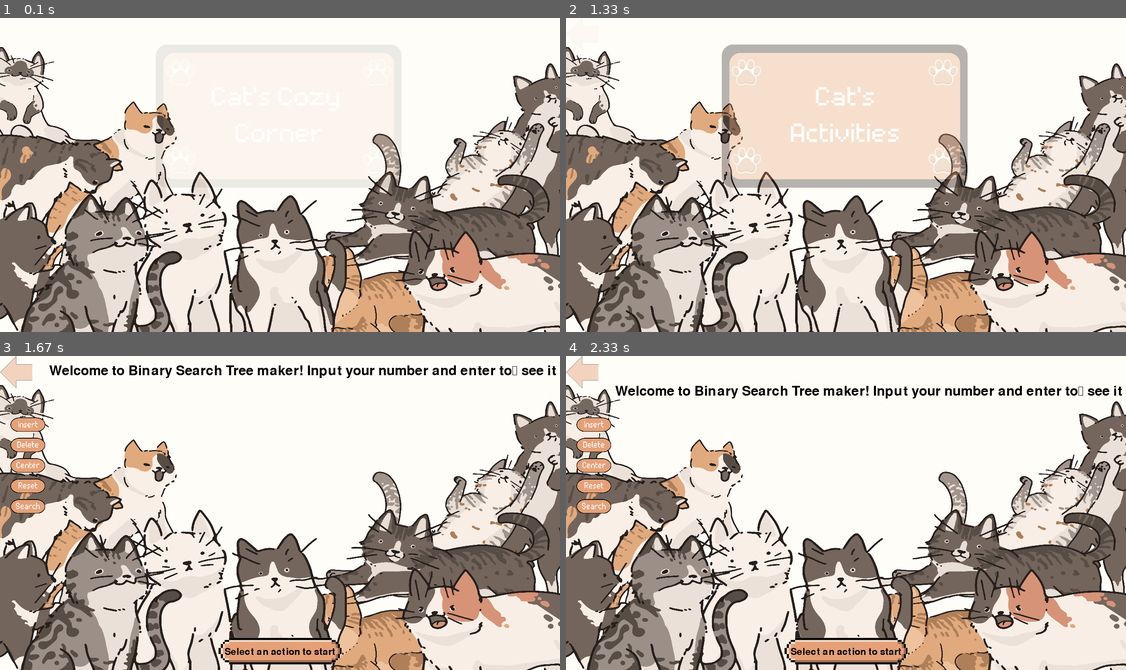
Above: before the commit, frames 1-4 (two rows, left to right).
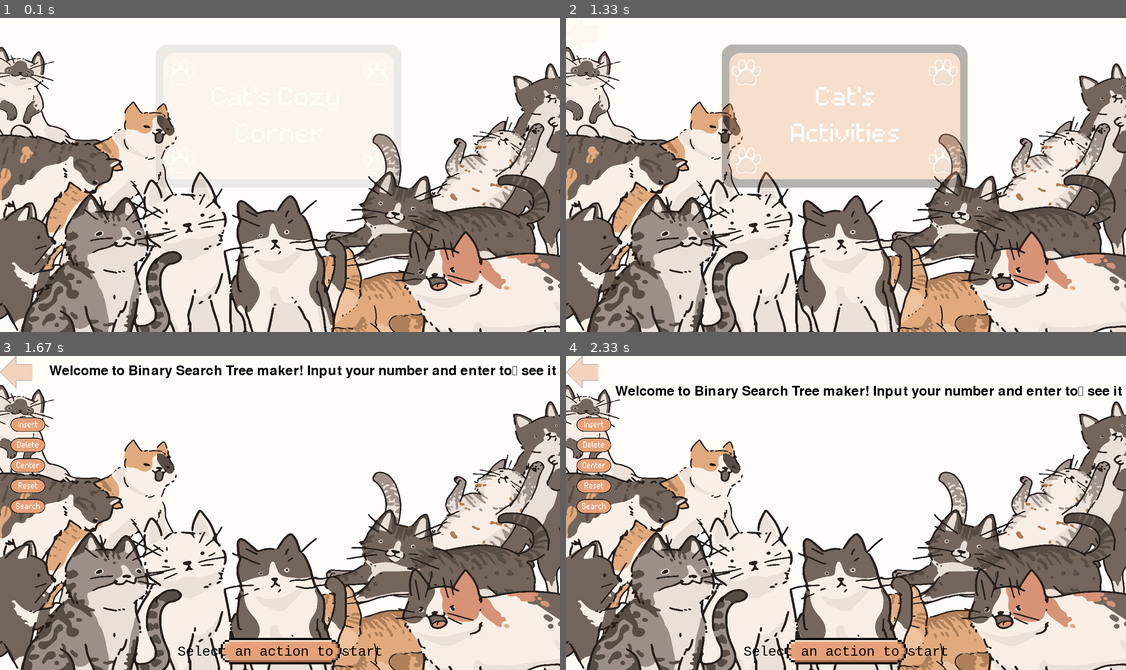
Above: after the commit, the same moments.

Repository: kok0krunch/data_structure_algortihm_simulation
Game: pygame game, started from pygame files/main.py
Two runs of this game, one before a commit and one after it. Both use one fixed random seed, a clock stepped at 60 frames per second and the inputs below.
Inputs (mouse positions are in pixels of both pictures, inside the frame that each line leads up to):
- Up to frame 1 (0.1 s): no input
- Up to frame 2 (1.33 s): click (734, 272) at 0.93 s; click (1025, 165) at 1.27 s
- Up to frame 3 (1.67 s): click (173, 629) at 1.6 s
- Up to frame 4 (2.33 s): hold Up from 1.88 s (still down)

Frames 1-2 are identical in both runs. In frame 3, 0.4% of the frame differs, in the area x 31-69%, y 92-96%; in frame 4, 0.4%.

Commit message:
Revised: Changed font to courier new

Diff:
--- a/pygame files/bst_pygame.py
+++ b/pygame files/bst_pygame.py
@@ -62,8 +62,8 @@
 
     user_input = ""
     bst = BinarySearchTree()
-    font = pygame.font.SysFont(None, 26)
-    input_font = pygame.font.SysFont(None, 40)
+    font = pygame.font.SysFont("courier new", 26)
+    input_font = pygame.font.SysFont("courier new", 40)
     tree_offset_x=0
     tree_offset_y=0
     initial_offset_x=0
@@ -155,7 +155,7 @@
         screen.blit(search_button_img, search_button_rect)
 
         if current_action==None:
-            opening_font = pygame.font.SysFont(None, 34)
+            opening_font = pygame.font.SysFont("courier new", 34)
             opening_text="Select an action to start"
             opening_message_surface = opening_font.render(opening_text, True, (0,0,0))
             opening_message_rect=opening_message_surface.get_rect(center=(screen.get_width()//2, screen.get_height()-45))
